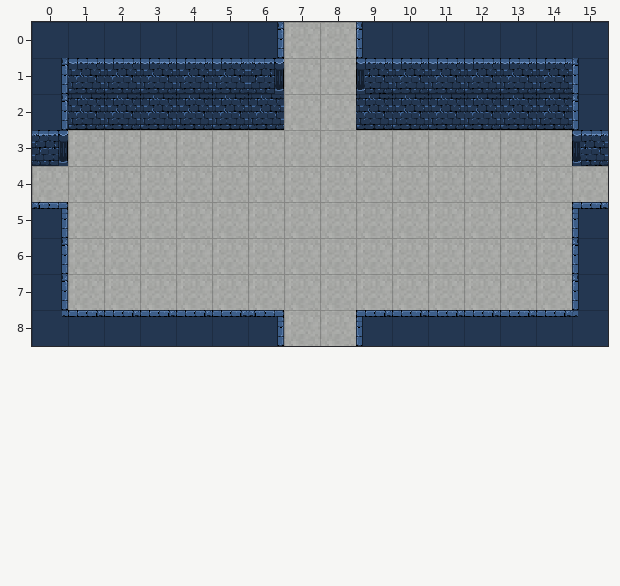
One commit to this Tiled map: maps/dungeon-05.tmx. The picture above is the old version.
Cells are 50x50 px. Shown: x 0..15, y 0..8.
The result:
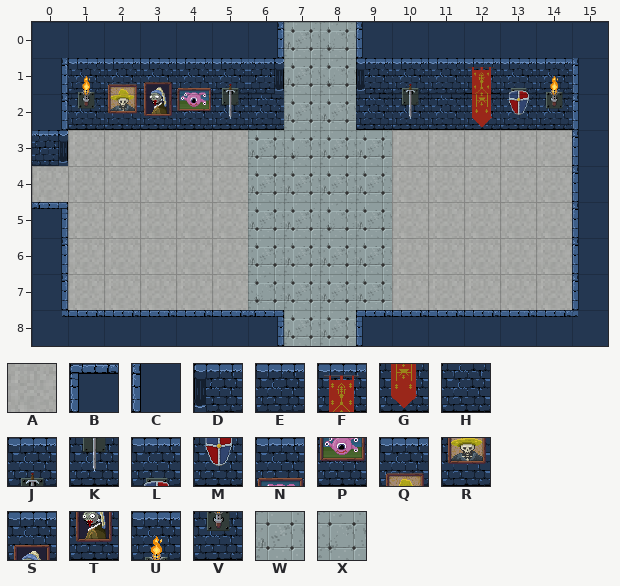
Key: from "tiles": A 1, B 6, C 9, D 12, E 13, F 20, G 21, H 23, J 55, K 56, L 57, M 58, N 59, P 60, Q 61, R 62, S 63, T 64, U 65, V 69, W 72, X 76.
_ is an empty cell, . an unchanged one.
Edits made:
--- layer "floor"
@@ x 1..15 @@
-0 ......AA.......
-1 EEEEE.AA.E.EEE.
-2 HHHHH.AA.H.HHH.
-3 .....AAAA.....D
-4 .....AAAA.....A
-5 .....AAAA.....B
-6 .....AAAA......
-7 .....AAAA......
-8 ......AA.......
+0 ......WX.......
+1 UQSNJ.WX.J.FLU.
+2 VRTPK.WW.K.GMV.
+3 .....WXWW.....C
+4 .....WWWW.....C
+5 .....WWXW.....C
+6 .....WWWW......
+7 .....XWWW......
+8 ......WW.......
